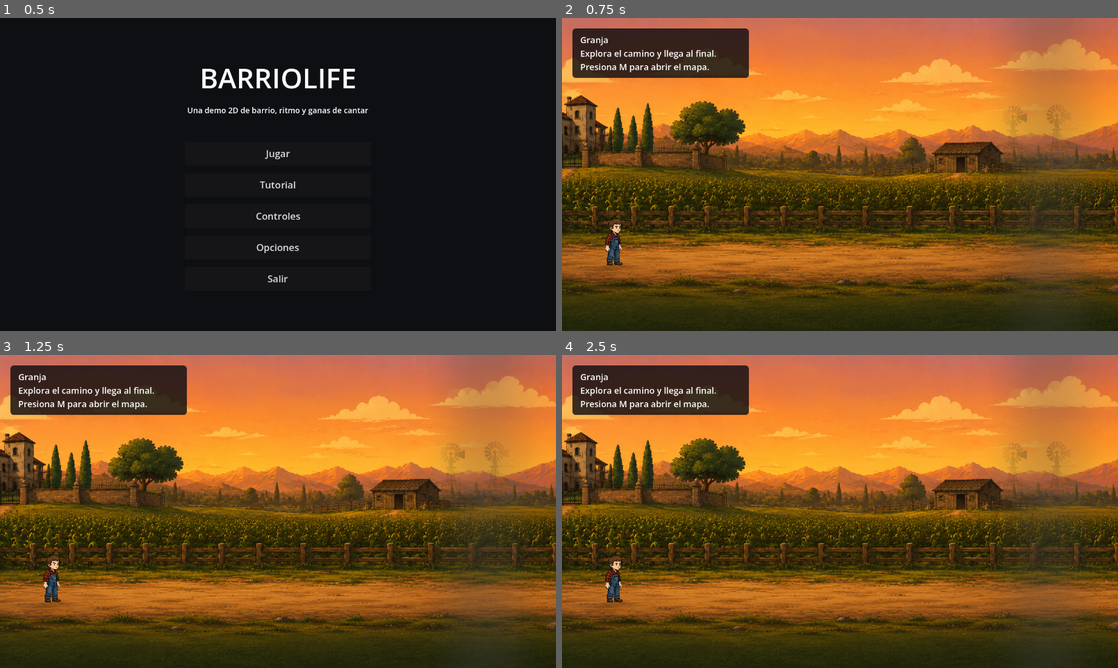
Above: before the commit, frames 1-4 (two rows, left to right).
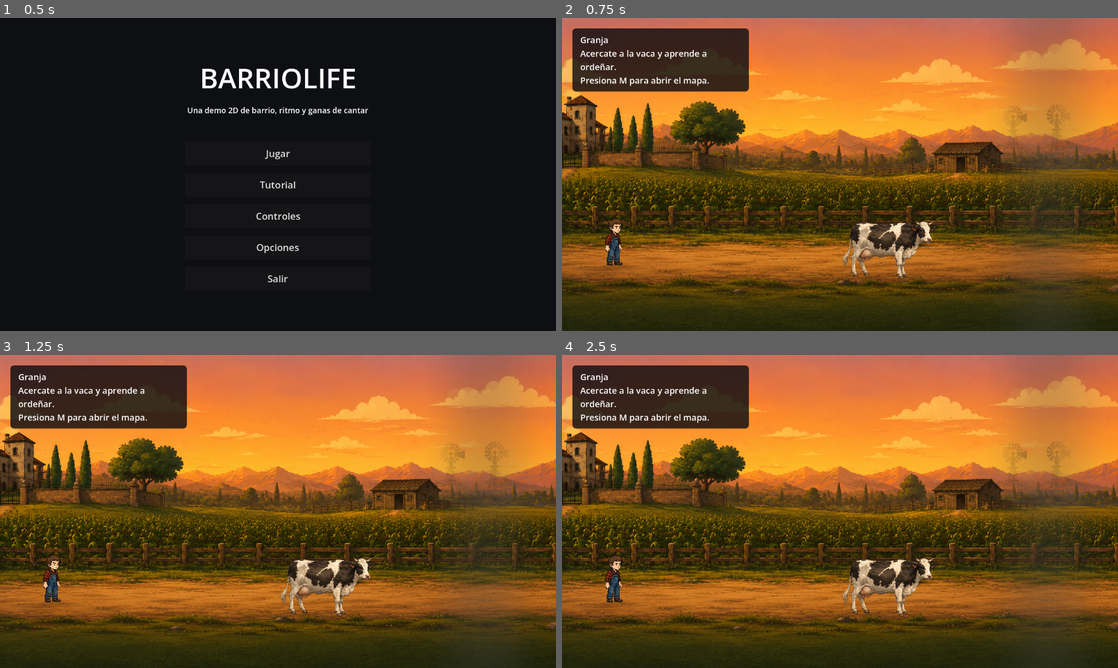
Above: after the commit, the same moments.

Repository: AlejandroBast/BarrioLife
Game: Godot game, scene res://scenes/MainMenu.tscn
Same seed, same stepped clock (60 frames per second), same inputs: the game is played once before the commit and once after it.
Inputs (mouse positions are in pixels of both pictures, inside the frame that each line leads up to):
- Up to frame 1 (0.5 s): no input
- Up to frame 2 (0.75 s): click "Jugar" at 0.5 s
- Up to frame 3 (1.25 s): no input
- Up to frame 4 (2.5 s): tap M (open_map) at 1.25 s; move the mouse to (962, 495) at 1.27 s; hold D (move_right) 1.28-2 s; hold E (interact) 1.28-2 s; click (962, 495) at 1.42 s; tap W (note_up) at 1.52 s; tap J at 1.55 s; click "Cerrar (M)" at 2 s

Frame 1 is identical in both runs. In frame 2, 3.6% of the frame differs, in the area x 1-68%, y 10-84%; in frame 3, 3.6%; in frame 4, 3.6%.

Commit message:
implementacion de minijuegoo de ordenio

Diff:
--- /dev/null
+++ b/scenes/CowInteractable.tscn
@@ -0,0 +1,22 @@
+[gd_scene load_steps=4 format=3]
+
+[ext_resource type="Script" path="res://scripts/CowInteractable.gd" id="1_cow_script"]
+[ext_resource type="Texture2D" path="res://assets/sprites/cow.png" id="2_cow_texture"]
+
+[sub_resource type="RectangleShape2D" id="RectangleShape2D_cow_interaction"]
+size = Vector2(275, 170)
+
+[node name="CowInteractable" type="Area2D"]
+z_index = 4
+collision_layer = 2
+collision_mask = 1
+script = ExtResource("1_cow_script")
+
+[node name="CowSprite" type="Sprite2D" parent="."]
+position = Vector2(0, -84)
+scale = Vector2(0.18, 0.18)
+texture = ExtResource("2_cow_texture")
+
+[node name="CowInteractionShape" type="CollisionShape2D" parent="."]
+position = Vector2(0, -78)
+shape = SubResource("RectangleShape2D_cow_interaction")
--- a/scenes/FarmLevel.tscn
+++ b/scenes/FarmLevel.tscn
@@ -1,7 +1,8 @@
-[gd_scene load_steps=7 format=3]
+[gd_scene load_steps=8 format=3]
 
 [ext_resource type="Script" path="res://scripts/FarmLevel.gd" id="1_farm_script"]
 [ext_resource type="PackedScene" path="res://scenes/Player.tscn" id="2_player_scene"]
+[ext_resource type="PackedScene" path="res://scenes/CowInteractable.tscn" id="3_cow_scene"]
 
 [sub_resource type="RectangleShape2D" id="RectangleShape2D_wall"]
 size = Vector2(32, 720)
@@ -52,6 +53,9 @@
 [node name="Player" parent="." instance=ExtResource("2_player_scene")]
 position = Vector2(120, 620)
 z_index = 5
+
+[node name="CowInteractable" parent="." instance=ExtResource("3_cow_scene")]
+position = Vector2(760, 618)
 
 [node name="FarmObjectiveTrigger" type="Area2D" parent="."]
 position = Vector2(1120, 525)
--- /dev/null
+++ b/scenes/HitCircle.tscn
@@ -0,0 +1,10 @@
+[gd_scene load_steps=2 format=3]
+
+[ext_resource type="Script" path="res://scripts/HitCircle.gd" id="1_hit_circle_script"]
+
+[node name="HitCircle" type="Control"]
+layout_mode = 3
+anchors_preset = 0
+offset_right = 160.0
+offset_bottom = 160.0
+script = ExtResource("1_hit_circle_script")
--- /dev/null
+++ b/scenes/MilkingMinigame.tscn
@@ -0,0 +1,12 @@
+[gd_scene load_steps=2 format=3]
+
+[ext_resource type="Script" path="res://scripts/MilkingMinigame.gd" id="1_milking_script"]
+
+[node name="MilkingMinigame" type="Control"]
+layout_mode = 3
+anchors_preset = 15
+anchor_right = 1.0
+anchor_bottom = 1.0
+grow_horizontal = 2
+grow_vertical = 2
+script = ExtResource("1_milking_script")
--- /dev/null
+++ b/scripts/CowInteractable.gd
@@ -0,0 +1,50 @@
+class_name CowInteractable
+extends Area2D
+
+signal interaction_requested
+
+const BREATH_SPEED = 1.8
+const BREATH_SCALE_X = 0.012
+const BREATH_SCALE_Y = 0.018
+
+@onready var cow_sprite: Sprite2D = $CowSprite
+
+var player_near: bool = false
+var base_scale: Vector2
+var breath_time: float = 0.0
+
+
+func _ready() -> void:
+	base_scale = cow_sprite.scale
+	body_entered.connect(_on_body_entered)
+	body_exited.connect(_on_body_exited)
+
+
+func _process(delta: float) -> void:
+	_apply_breath(delta)
+
+	if player_near and Input.is_action_just_pressed("interact"):
+		interaction_requested.emit()
+
+
+func is_player_near() -> bool:
+	return player_near
+
+
+func _apply_breath(delta: float) -> void:
+	breath_time += delta * BREATH_SPEED
+	var breath := (sin(breath_time) + 1.0) * 0.5
+	cow_sprite.scale = Vector2(
+		base_scale.x * (1.0 + BREATH_SCALE_X * breath),
+		base_scale.y * (1.0 + BREATH_SCALE_Y * breath)
+	)
+
+
+func _on_body_entered(body: Node2D) -> void:
+	if body.name == "Player":
+		player_near = true
+
+
+func _on_body_exited(body: Node2D) -> void:
+	if body.name == "Player":
+		player_near = false
--- a/scripts/FarmLevel.gd
+++ b/scripts/FarmLevel.gd
@@ -1,6 +1,7 @@
 extends Node2D
 
 const PAUSE_MENU_SCENE = preload("res://scenes/PauseMenu.tscn")
+const MILKING_MINIGAME_SCENE = "res://scenes/MilkingMinigame.tscn"
 const FLOOR_TOP_Y = 620.0
 const FLOOR_HEIGHT = 72.0
 const BACKGROUND_TARGET_HEIGHT = 720.0
@@ -18,6 +19,7 @@
 @onready var floor_collision: CollisionShape2D = $Floor/FloorCollision
 @onready var left_wall: StaticBody2D = $LeftWall
 @onready var right_wall: StaticBody2D = $RightWall
+@onready var cow_interactable: CowInteractable = $CowInteractable
 @onready var objective_trigger: Area2D = $FarmObjectiveTrigger
 @onready var objective_label: Label = $UI/ObjectivePanel/ObjectiveLabel
 @onready var interact_panel: PanelContainer = $UI/InteractPanel
@@ -31,6 +33,7 @@
 func _ready() -> void:
 	GameState.set_current_location("farm")
 	MusicManager.play_music(FARM_MUSIC)
+	cow_interactable.interaction_requested.connect(_on_cow_milking_requested)
 	level_width = _build_backgrounds()
 	_configure_level_bounds()
 	_refresh_ui()
@@ -38,9 +41,22 @@
 
 func _process(_delta: float) -> void:
 	can_complete_objective = _is_player_near_objective()
-	interact_panel.visible = can_complete_objective and not objective_completed
-
-	if can_complete_objective and not objective_completed and Input.is_action_pressed("interact"):
+	var can_milk_cow: bool = cow_interactable != null and cow_interactable.is_player_near()
+	var cow_completed: bool = GameState.is_objective_completed("farm_cow_milking_completed")
+
+	if can_milk_cow and not cow_completed:
+		interact_panel.visible = true
+		interact_label.text = "Presiona %s para ordeñar" % SettingsManager.get_action_label("interact")
+	elif can_complete_objective and not objective_completed:
+		interact_panel.visible = true
+		if cow_completed:
+			interact_label.text = "Presiona %s para completar el objetivo de la granja" % SettingsManager.get_action_label("interact")
+		else:
+			interact_label.text = "Primero ayuda con la vaca para completar la rutina de la granja"
+	else:
+		interact_panel.visible = false
+
+	if can_complete_objective and not objective_completed and Input.is_action_just_pressed("interact"):
 		_complete_farm_objective()
 
 
@@ -121,6 +137,7 @@
 	floor_body.position = Vector2(level_width * 0.5, FLOOR_TOP_Y + FLOOR_HEIGHT * 0.5)
 	left_wall.position = Vector2(-16.0, 360.0)
 	right_wall.position = Vector2(level_width + 16.0, 360.0)
+	cow_interactable.position = Vector2(760.0, FLOOR_TOP_Y - 2.0)
 	objective_trigger.position = Vector2(level_width - 220.0, FLOOR_TOP_Y - 95.0)
 
 	var floor_shape := RectangleShape2D.new()
@@ -139,10 +156,12 @@
 	objective_completed = GameState.is_objective_completed("farm_tutorial_completed")
 	if objective_completed:
 		objective_label.text = "Granja: objetivo completado\nPueblo desbloqueado. Presiona M para abrir el mapa."
+	elif GameState.is_objective_completed("farm_cow_milking_completed"):
+		objective_label.text = "Granja\nOrdeño completado. Ve al final del camino para cerrar el tutorial.\nPresiona M para abrir el mapa."
 	else:
-		objective_label.text = "Granja\nExplora el camino y llega al final.\nPresiona M para abrir el mapa."
-
-	interact_label.text = "Presiona E para completar el objetivo de la granja"
+		objective_label.text = "Granja\nAcercate a la vaca y aprende a ordeñar.\nPresiona M para abrir el mapa."
+
+	interact_label.text = "Presiona %s para interactuar" % SettingsManager.get_action_label("interact")
 
 
 func _is_player_near_objective() -> bool:
@@ -153,12 +172,23 @@
 
 
 func _complete_farm_objective() -> void:
+	if not GameState.is_objective_completed("farm_cow_milking_completed"):
+		interact_label.text = "Primero ayuda con la vaca antes de completar el tutorial"
+		return
+
 	objective_completed = true
 	GameState.complete_objective("farm_tutorial_completed")
 	interact_panel.visible = false
 	_refresh_ui()
 
 
+func _on_cow_milking_requested() -> void:
+	if GameState.is_objective_completed("farm_cow_milking_completed"):
+		return
+
+	get_tree().change_scene_to_file(MILKING_MINIGAME_SCENE)
+
+
 func _on_farm_objective_trigger_body_entered(body: Node2D) -> void:
 	if body == player:
 		can_complete_objective = true
--- /dev/null
+++ b/scripts/HitCircle.gd
@@ -0,0 +1,80 @@
+class_name HitCircle
+extends Control
+
+signal hit_requested(circle: HitCircle)
+
+const BASE_RADIUS = 34.0
+const APPROACH_START_RADIUS = 94.0
+
+var zone_id: String = ""
+var key_label: String = ""
+var circle_color: Color = Color(1.0, 0.82, 0.34)
+var lifetime: float = 1.25
+var target_time: float = 0.82
+var age: float = 0.0
+var judged: bool = false
+
+
+func setup(new_zone_id: String, new_key_label: String, new_color: Color, new_lifetime: float, new_target_time: float) -> void:
+	zone_id = new_zone_id
+	key_label = new_key_label
+	circle_color = new_color
+	lifetime = new_lifetime
+	target_time = new_target_time
+
+
+func _ready() -> void:
+	mouse_filter = Control.MOUSE_FILTER_STOP
+	custom_minimum_size = Vector2(160, 160)
+	size = Vector2(160, 160)
+
+
+func _process(delta: float) -> void:
+	if judged:
+		return
+
+	age += delta
+	queue_redraw()
+
+
+func _gui_input(event: InputEvent) -> void:
+	if judged:
+		return
+
+	if event is InputEventMouseButton and event.pressed and event.button_index == MOUSE_BUTTON_LEFT:
+		get_viewport().set_input_as_handled()
+		hit_requested.emit(self)
+
+
+func get_timing_error() -> float:
+	return abs(age - target_time)
+
+
+func is_expired() -> bool:
+	return age > lifetime
+
+
+func finish_judged() -> void:
+	judged = true
+	mouse_filter = Control.MOUSE_FILTER_IGNORE
+	var tween := create_tween()
+	tween.tween_property(self, "modulate:a", 0.0, 0.18)
+	tween.tween_callback(queue_free)
+
+
+func _draw() -> void:
+	var center := size * 0.5
+	var target_progress := clampf(age / target_time, 0.0, 1.0)
+	var approach_radius := lerpf(APPROACH_START_RADIUS, BASE_RADIUS, target_progress)
+	var fill_color := circle_color
+	fill_color.a = 0.72
+	var ring_color := circle_color.lightened(0.34)
+	ring_color.a = 0.95
+
+	draw_circle(center, BASE_RADIUS, fill_color)
+	draw_arc(center, BASE_RADIUS, 0.0, TAU, 64, Color(0.12, 0.06, 0.03, 0.9), 4.0)
+	draw_arc(center, approach_radius, 0.0, TAU, 72, ring_color, 5.0)
+
+	var font := get_theme_default_font()
+	var label_size := font.get_string_size(key_label, HORIZONTAL_ALIGNMENT_LEFT, -1, 30)
+	draw_string(font, center - Vector2(label_size.x * 0.5, -10.0), key_label, HORIZONTAL_ALIGNMENT_LEFT, -1.0, 30, Color.WHITE)
--- /dev/null
+++ b/scripts/MilkingMinigame.gd
@@ -0,0 +1,357 @@
+extends Control
+
+const FARM_SCENE = "res://scenes/FarmLevel.tscn"
+const HIT_CIRCLE_SCENE = preload("res://scenes/HitCircle.tscn")
+const UDDER_TEXTURE = "res://assets/sprites/cow_udder.png"
+
+const GAME_DURATION = 25.0
+const HIT_LIFETIME = 1.25
+const TARGET_TIME = 0.82
+const PERFECT_WINDOW = 0.16
+const GOOD_WINDOW = 0.34
+const MIN_WIN_ACCURACY = 65.0
+const MIN_WIN_SCORE = 1000
+
+const ZONES: Array[Dictionary] = [
+	{"id": "J", "key": KEY_J, "position": Vector2(455, 415), "color": Color(1.0, 0.54, 0.34)},
+	{"id": "K", "key": KEY_K, "position": Vector2(560, 520), "color": Color(1.0, 0.78, 0.35)},
+	{"id": "L", "key": KEY_L, "position": Vector2(720, 520), "color": Color(0.58, 0.92, 0.48)},
+	{"id": "I", "key": KEY_I, "position": Vector2(825, 415), "color": Color(0.45, 0.78, 1.0)},
+]
+
+var elapsed_time: float = 0.0
+var score: int = 0
+var hits: int = 0
+var misses: int = 0
+var game_finished: bool = false
+var active_circle: HitCircle
+var next_zone_index: int = -1
+
+var score_label: Label
+var accuracy_label: Label
+var stats_label: Label
+var time_label: Label
+var feedback_label: Label
+var hit_layer: Control
+var result_panel: PanelContainer
+var result_title_label: Label
+var result_detail_label: Label
+
+
+func _ready() -> void:
+	_build_ui()
+	_spawn_next_circle()
+	_update_hud()
+
+
+func _process(delta: float) -> void:
+	if game_finished:
+		return
+
+	elapsed_time += delta
+
+	if active_circle != null and is_instance_valid(active_circle) and active_circle.is_expired():
+		_register_miss(active_circle)
+
+	if active_circle == null or not is_instance_valid(active_circle):
+		_spawn_next_circle()
+
+	_update_hud()
+
+	if elapsed_time >= GAME_DURATION:
+		_finish_minigame()
+
+
+func _unhandled_input(event: InputEvent) -> void:
+	if game_finished:
+		return
+
+	if event is InputEventKey and event.pressed and not event.echo:
+		var zone_id := _zone_from_key(event.keycode)
+		if zone_id != "":
+			get_viewport().set_input_as_handled()
+			_try_hit_zone(zone_id)
+
+
+func _build_ui() -> void:
+	var background := ColorRect.new()
+	background.color = Color(0.16, 0.105, 0.075)
+	background.set_anchors_preset(Control.PRESET_FULL_RECT)
+	background.mouse_filter = Control.MOUSE_FILTER_IGNORE
+	add_child(background)
+
+	var warm_band := ColorRect.new()
+	warm_band.color = Color(0.88, 0.52, 0.22, 0.12)
+	warm_band.set_anchors_preset(Control.PRESET_FULL_RECT)
+	warm_band.mouse_filter = Control.MOUSE_FILTER_IGNORE
+	add_child(warm_band)
+
+	var udder := TextureRect.new()
+	udder.texture = load(UDDER_TEXTURE) as Texture2D
+	udder.set_anchors_preset(Control.PRESET_FULL_RECT)
+	udder.expand_mode = TextureRect.EXPAND_IGNORE_SIZE
+	udder.stretch_mode = TextureRect.STRETCH_KEEP_ASPECT_CENTERED
+	udder.mouse_filter = Control.MOUSE_FILTER_IGNORE
+	add_child(udder)
+
+	hit_layer = Control.new()
+	hit_layer.set_anchors_preset(Control.PRESET_FULL_RECT)
+	hit_layer.mouse_filter = Control.MOUSE_FILTER_IGNORE
+	add_child(hit_layer)
+
+	_build_hud()
+	_build_result_panel()
+
+
+func _build_hud() -> void:
+	var hud := PanelContainer.new()
+	hud.position = Vector2(24, 20)
+	hud.size = Vector2(360, 150)
+	add_child(hud)
+
+	var style := StyleBoxFlat.new()
+	style.bg_color = Color(0.055, 0.045, 0.04, 0.84)
+	style.corner_radius_top_left = 8
+	style.corner_radius_top_right = 8
+	style.corner_radius_bottom_right = 8
+	style.corner_radius_bottom_left = 8
+	style.content_margin_left = 18
+	style.content_margin_top = 12
+	style.content_margin_right = 18
+	style.content_margin_bottom = 12
+	hud.add_theme_stylebox_override("panel", style)
+
+	var box := VBoxContainer.new()
+	box.add_theme_constant_override("separation", 5)
+	hud.add_child(box)
+
+	var title := Label.new()
+	title.text = "Ordeño"
+	title.add_theme_font_size_override("font_size", 24)
+	box.add_child(title)
+
+	score_label = Label.new()
+	score_label.add_theme_font_size_override("font_size", 18)
+	box.add_child(score_label)
+
+	accuracy_label = Label.new()
+	accuracy_label.add_theme_font_size_override("font_size", 18)
+	box.add_child(accuracy_label)
+
+	stats_label = Label.new()
+	stats_label.add_theme_font_size_override("font_size", 18)
+	box.add_child(stats_label)
+
+	time_label = Label.new()
+	time_label.add_theme_font_size_override("font_size", 18)
+	box.add_child(time_label)
+
+	feedback_label = Label.new()
+	feedback_label.position = Vector2(450, 44)
+	feedback_label.size = Vector2(380, 60)
+	feedback_label.horizontal_alignment = HORIZONTAL_ALIGNMENT_CENTER
+	feedback_label.add_theme_font_size_override("font_size", 42)
+	add_child(feedback_label)
+
+	var help := Label.new()
+	help.position = Vector2(820, 24)
+	help.size = Vector2(420, 90)
+	help.text = "Presiona J / K / L / I o haz clic en el circulo activo."
+	help.autowrap_mode = TextServer.AUTOWRAP_WORD_SMART
+	help.add_theme_font_size_override("font_size", 22)
+	help.modulate = Color(1.0, 0.92, 0.78)
+	add_child(help)
+
+
+func _build_result_panel() -> void:
+	result_panel = PanelContainer.new()
+	result_panel.visible = false
+	result_panel.position = Vector2(390, 180)
+	result_panel.size = Vector2(500, 360)
+	add_child(result_panel)
+
+	var style := StyleBoxFlat.new()
+	style.bg_color = Color(0.065, 0.052, 0.045, 0.96)
+	style.border_color = Color(0.95, 0.62, 0.28, 0.9)
+	style.set_border_width_all(2)
+	style.corner_radius_top_left = 8
+	style.corner_radius_top_right = 8
+	style.corner_radius_bottom_right = 8
+	style.corner_radius_bottom_left = 8
+	style.content_margin_left = 28
+	style.content_margin_top = 24
+	style.content_margin_right = 28
+	style.content_margin_bottom = 24
+	result_panel.add_theme_stylebox_override("panel", style)
+
+	var box := VBoxContainer.new()
+	box.add_theme_constant_override("separation", 16)
+	result_panel.add_child(box)
+
+	result_title_label = Label.new()
+	result_title_label.horizontal_alignment = HORIZONTAL_ALIGNMENT_CENTER
+	result_title_label.add_theme_font_size_override("font_size", 38)
+	box.add_child(result_title_label)
+
+	result_detail_label = Label.new()
+	result_detail_label.horizontal_alignment = HORIZONTAL_ALIGNMENT_CENTER
+	result_detail_label.autowrap_mode = TextServer.AUTOWRAP_WORD_SMART
+	result_detail_label.add_theme_font_size_override("font_size", 20)
+	box.add_child(result_detail_label)
+
+	var retry_button := _make_button("Reintentar")
+	retry_button.pressed.connect(func() -> void: get_tree().reload_current_scene())
+	box.add_child(retry_button)
+
+	var farm_button := _make_button("Volver a la granja")
+	farm_button.pressed.connect(func() -> void: get_tree().change_scene_to_file(FARM_SCENE))
+	box.add_child(farm_button)
+
+
+func _make_button(text: String) -> Button:
+	var button := Button.new()
+	button.text = text
+	button.custom_minimum_size = Vector2(260, 48)
+	button.add_theme_font_size_override("font_size", 20)
+	return button
+
+
+func _spawn_next_circle() -> void:
+	if game_finished:
+		return
+
+	next_zone_index = (next_zone_index + randi_range(1, ZONES.size() - 1)) % ZONES.size()
+	var zone := ZONES[next_zone_index]
+	var zone_id := String(zone["id"])
+	var zone_position: Vector2 = zone["position"]
+	var zone_color: Color = zone["color"]
+	var circle := HIT_CIRCLE_SCENE.instantiate() as HitCircle
+	circle.setup(zone_id, zone_id, zone_color, HIT_LIFETIME, TARGET_TIME)
+	circle.position = zone_position - Vector2(80, 80)
+	circle.hit_requested.connect(_try_hit_circle)
+	hit_layer.add_child(circle)
+	active_circle = circle
+
+
+func _try_hit_circle(circle: HitCircle) -> void:
+	if game_finished or circle == null or not is_instance_valid(circle):
+		return
+
+	_judge_circle(circle)
+
+
+func _try_hit_zone(zone_id: String) -> void:
+	if active_circle == null or not is_instance_valid(active_circle):
+		return
+
+	if active_circle.zone_id != zone_id:
+		_register_miss(active_circle)
+		return
+
+	_judge_circle(active_circle)
+
+
+func _judge_circle(circle: HitCircle) -> void:
+	var timing_error := circle.get_timing_error()
+
+	if timing_error <= PERFECT_WINDOW:
+		score += 150
+		hits += 1
+		_show_feedback("Perfect", Color(1.0, 0.88, 0.35))
+		circle.finish_judged()
+	elif timing_error <= GOOD_WINDOW:
+		score += 90
+		hits += 1
+		_show_feedback("Good", Color(0.62, 1.0, 0.48))
+		circle.finish_judged()
+	else:
+		_register_miss(circle)
+		return
+
+	active_circle = null
+	_update_hud()
+
+
+func _register_miss(circle: HitCircle) -> void:
+	misses += 1
+	_show_feedback("Miss", Color(1.0, 0.30, 0.30))
+	if circle != null and is_instance_valid(circle):
+		circle.finish_judged()
+	if circle == active_circle:
+		active_circle = null
+	_update_hud()
+
+
+func _finish_minigame() -> void:
+	if game_finished:
+		return
+
+	game_finished = true
+	if active_circle != null and is_instance_valid(active_circle):
+		active_circle.finish_judged()
+		active_circle = null
+
+	var accuracy := _get_accuracy()
+	var won := accuracy >= MIN_WIN_ACCURACY and score >= MIN_WIN_SCORE
+	var result_text := _get_result_text(accuracy, won)
+
+	if won:
+		GameState.complete_objective("farm_cow_milking_completed")
+
+	result_title_label.text = result_text
+	result_detail_label.text = "Puntaje: %d\nPrecision: %d%%\nAciertos: %d  Fallos: %d" % [
+		score,
+		int(round(accuracy)),
+		hits,
+		misses,
+	]
+	result_panel.visible = true
+	_update_hud()
+
+
+func _get_result_text(accuracy: float, won: bool) -> String:
+	if not won:
+		return "Fallaste"
+	if accuracy >= 90.0:
+		return "Excelente"
+	if accuracy >= 75.0:
+		return "Bien"
+	return "Regular"
+
+
+func _show_feedback(text: String, color: Color) -> void:
+	feedback_label.text = text
+	feedback_label.modulate = color
+	var tween := create_tween()
+	tween.tween_property(feedback_label, "modulate:a", 1.0, 0.01)
+	tween.tween_interval(0.35)
+	tween.tween_property(feedback_label, "modulate:a", 0.0, 0.22)
+
+
+func _update_hud() -> void:
+	score_label.text = "Puntaje: %d" % score
+	accuracy_label.text = "Precision: %d%%" % int(round(_get_accuracy()))
+	stats_label.text = "Aciertos: %d  Fallos: %d" % [hits, misses]
+	time_label.text = "Tiempo: %ds" % maxi(0, int(ceil(GAME_DURATION - elapsed_time)))
+
+
+func _get_accuracy() -> float:
+	var judged := hits + misses
+	if judged <= 0:
+		return 100.0
+
+	return float(hits) / float(judged) * 100.0
+
+
+func _zone_from_key(keycode: Key) -> String:
+	match keycode:
+		KEY_J:
+			return "J"
+		KEY_K:
+			return "K"
+		KEY_L:
+			return "L"
+		KEY_I:
+			return "I"
+		_:
+			return ""
Binary file added: assets/sprites/cow.png
Not shown, added: assets/sprites/cow.png.import
Binary file added: assets/sprites/cow_udder.png
Not shown, added: assets/sprites/cow_udder.png.import
Not shown, added: scripts/CowInteractable.gd.uid
Not shown, added: scripts/HitCircle.gd.uid
Not shown, added: scripts/MilkingMinigame.gd.uid
